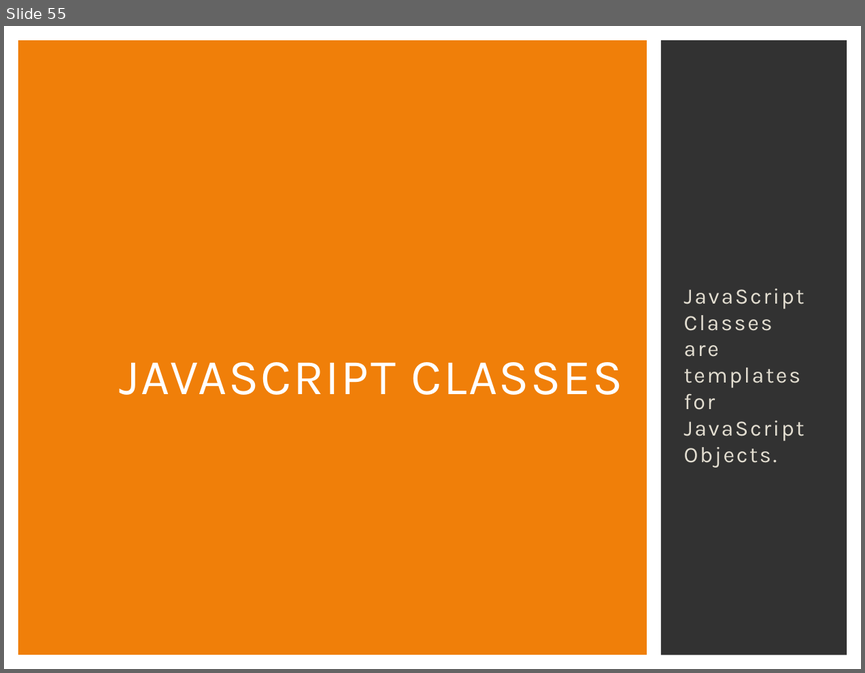
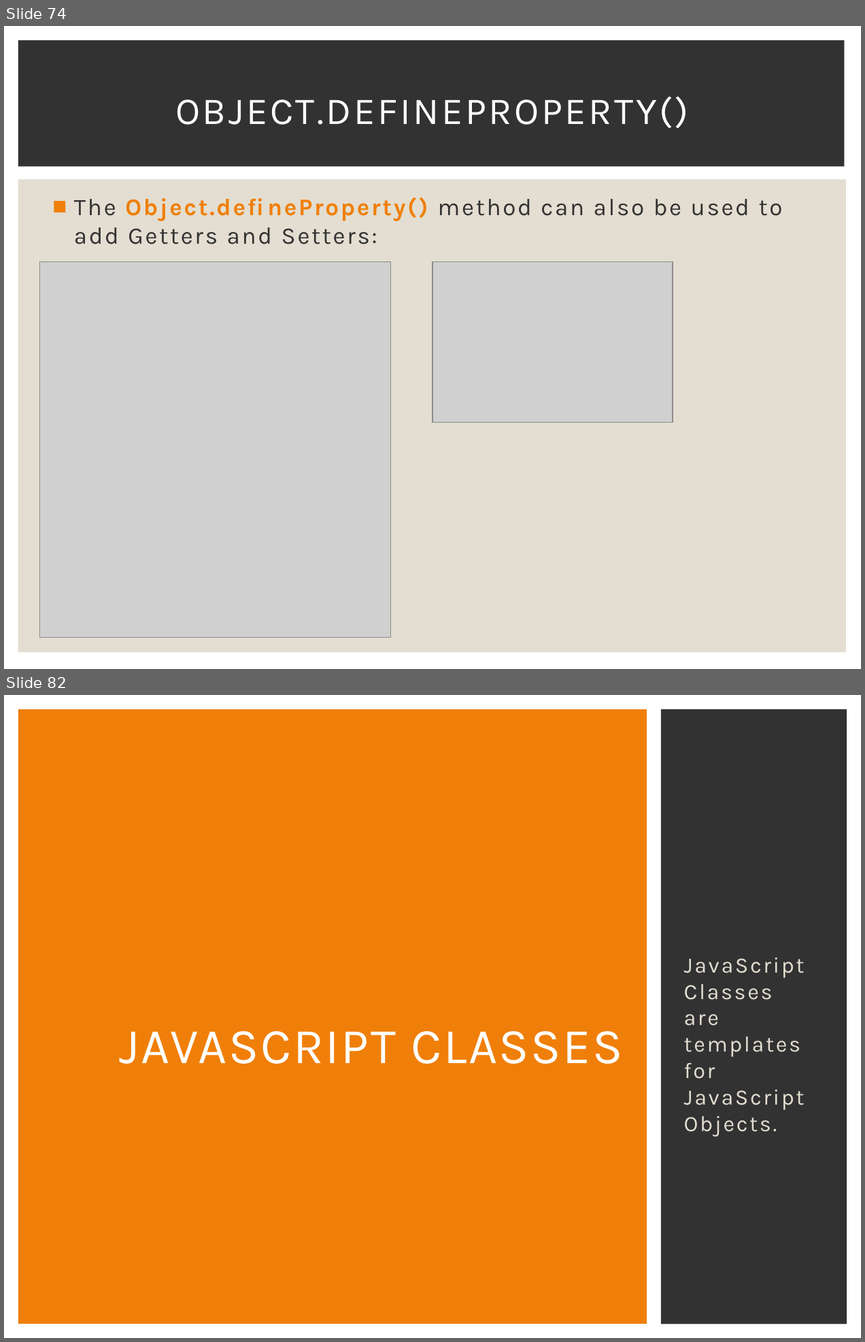
Before and after one commit to Karamihova/Fundamentals-JS, a slide deck: Programming Prep.pptx. Shown one above the other, each under a label of ours: slide 55 before the commit, slides 74 and 82 after it; the slides between them are not shown. The pictures are 865x673 and 865x1342 pixels, drawn with LibreOffice and Linux fonts; fonts in the diff are those of the drawing; grey boxes stand for pictures. Boxes give left, top, right and bottom in pixels: in the first picture for what was removed or moved away, otherwise in the second. Text is boxed around its words. In the diff, an @@ line names an element or a change of style, - is before the commit and + after.

```diff
--- a/Programming Prep.pptx
+++ b/Programming Prep.pptx
@@ slide 74 added at [4, 26, 861, 669], background #FFFFFF @@
@@ rectangle added at [18, 40, 844, 167], fill #323232 @@
@@ title added at [175, 96, 689, 128], 32 pt, text #FFFFFF @@
+OBJECT.DEFINEPROPERTY()
@@ rectangle added at [18, 180, 847, 652], fill #E3DED1 @@
@@ text added at [74, 198, 783, 244], 20 pt, text #323232 @@
+■ The Object.defineProperty() method can also be used to add Getters and Setters:
@@ picture added at [40, 261, 390, 637] @@
@@ picture added at [432, 261, 672, 422] @@
@@ what was slide 55 is now slide 82 @@
```
Also in this commit, not shown: 1 slide changed, 26 other slides added.
